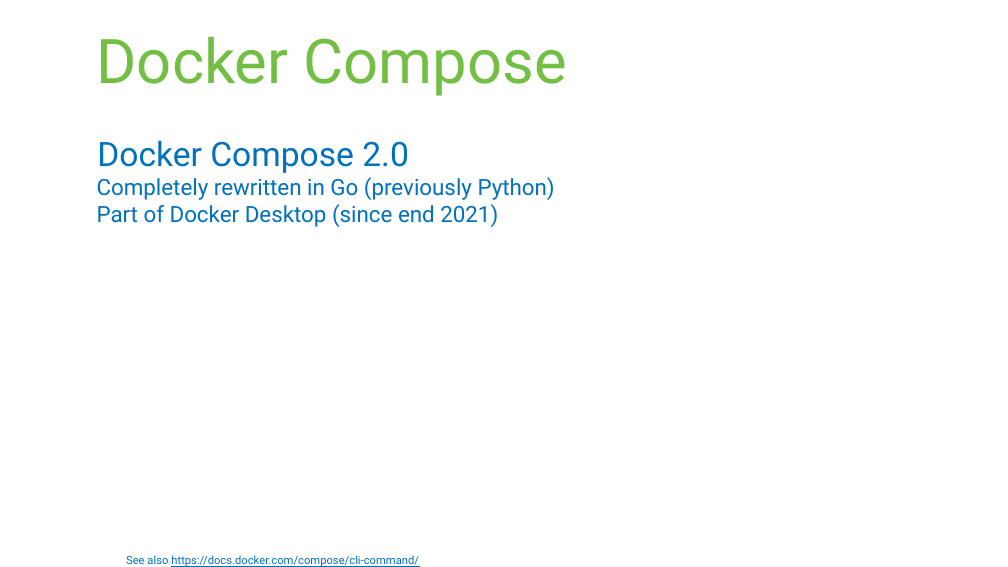
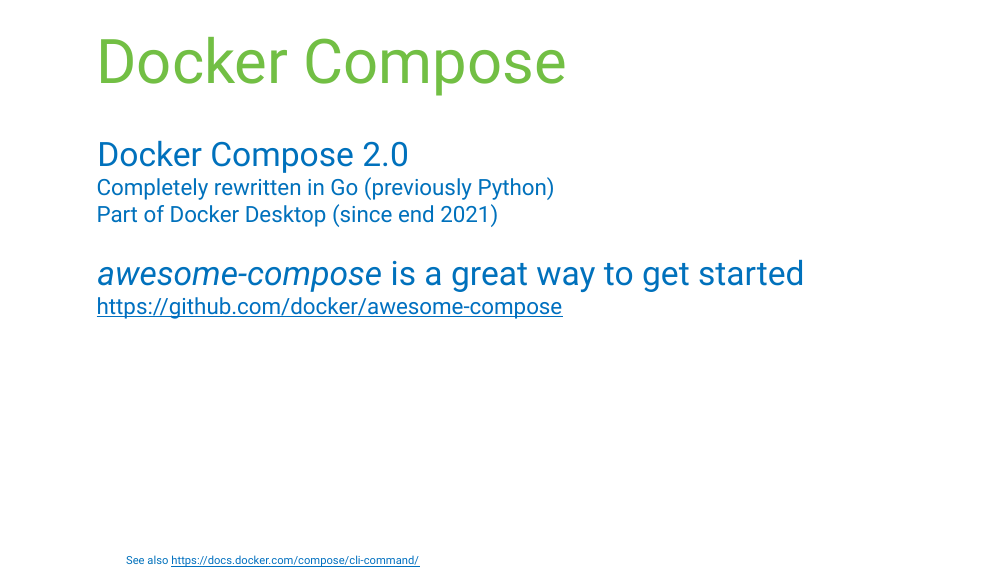
Before and after one commit to rstropek/DockerVS2015Intro, a slide deck: slide 55 of slides/Docker-Workshop.pptx (slide 52 before the commit). Drawn at 1008x567 pixels with LibreOffice and Linux fonts; fonts in the diff are those of the drawing. Boxes give left, top, right and bottom in pixels: in the first picture for what was removed or moved away, otherwise in the second. Text is boxed around its words. In the diff, an @@ line names an element or a change of style, - is before the commit and + after.

Commit message:
Update PPTX

```diff
--- a/slides/Docker-Workshop.pptx
+++ b/slides/Docker-Workshop.pptx
@@ text at box(97, 259, 804, 319): paragraphs added @@
+awesome-compose is a great way to get started
+  https://github.com/docker/awesome-compose
```
Also in this commit, not shown: 3 other slides changed, 3 slides added.
